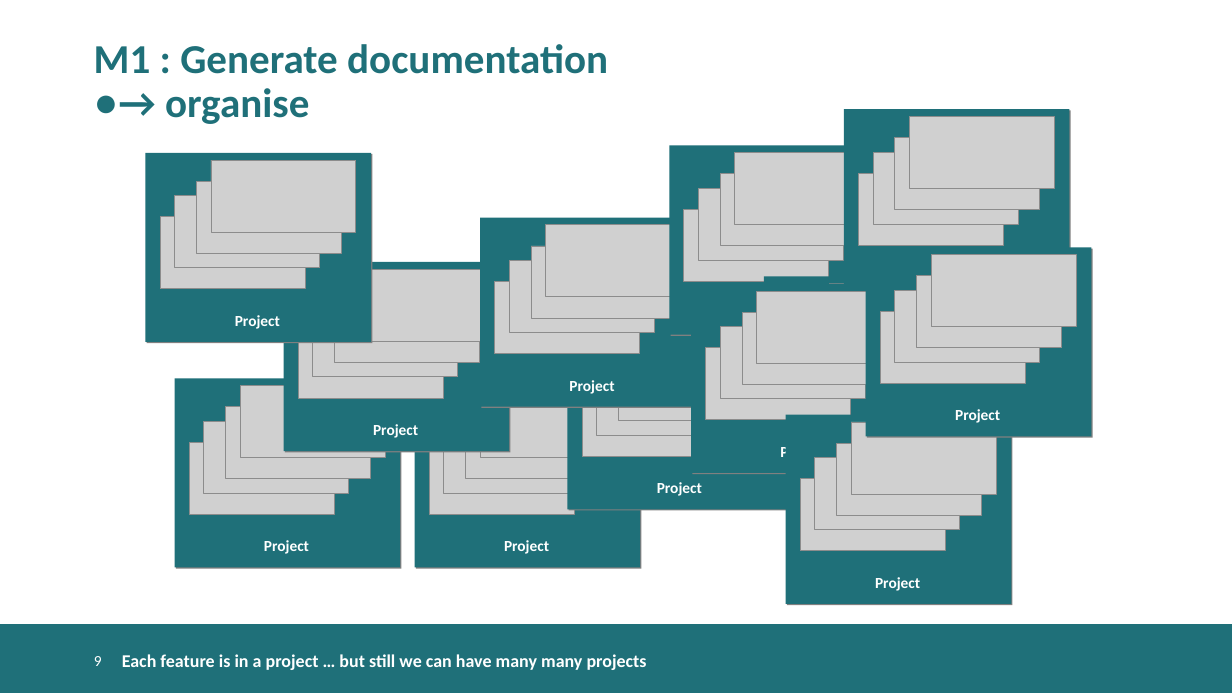
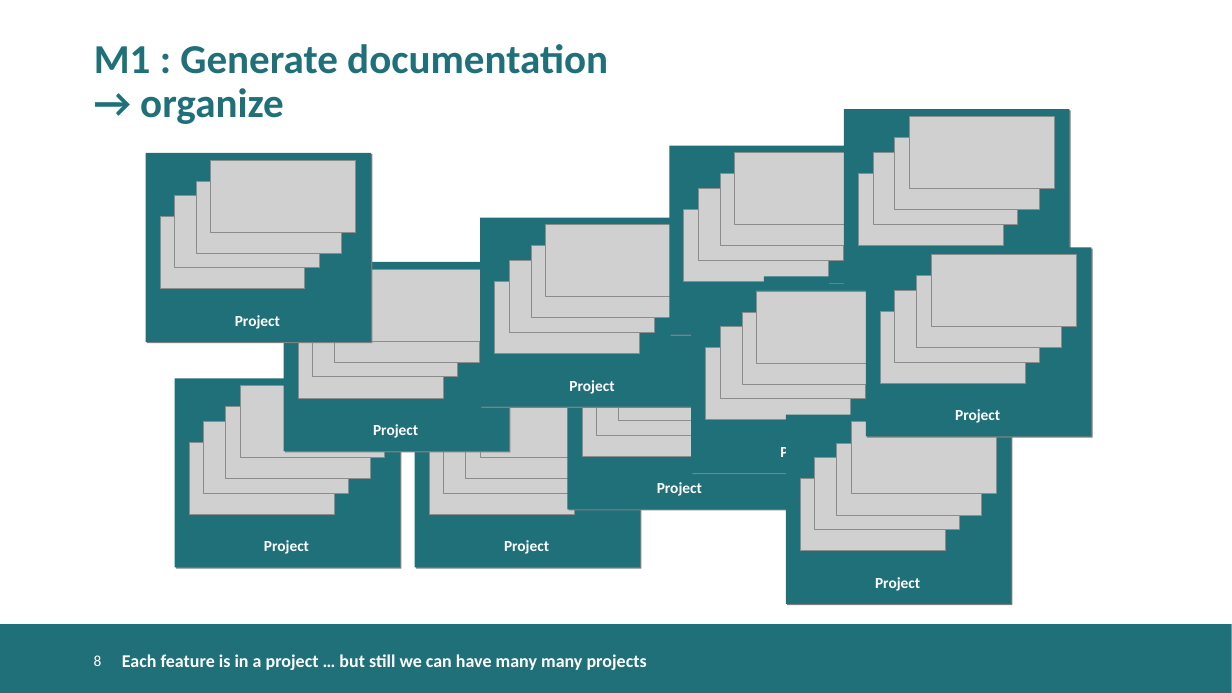
Before and after one commit to KelkooGroup/theGardener, a slide deck: slide 8 of doc/BDD_TheGardener_features.pptx (slide 9 before the commit). Drawn at 1232x693 pixels with LibreOffice and Linux fonts; fonts in the diff are those of the drawing; grey boxes stand for pictures; background and template pictures are left out. Boxes give left, top, right and bottom in pixels: in the first picture for what was removed or moved away, otherwise in the second. Text is boxed around its words. In the diff, an @@ line names an element or a change of style, - is before the commit and + after.

```diff
--- a/doc/BDD_TheGardener_features.pptx
+++ b/doc/BDD_TheGardener_features.pptx
@@ text at box(140, 88, 284, 124): text changed @@
-● → organise
+→ organize
@@ page number at box(94, 655, 102, 666): text changed @@
-9
+8
```
Also in this commit, not shown: 10 other slides changed, 1 slide added, 2 slides removed, 5 other files.
